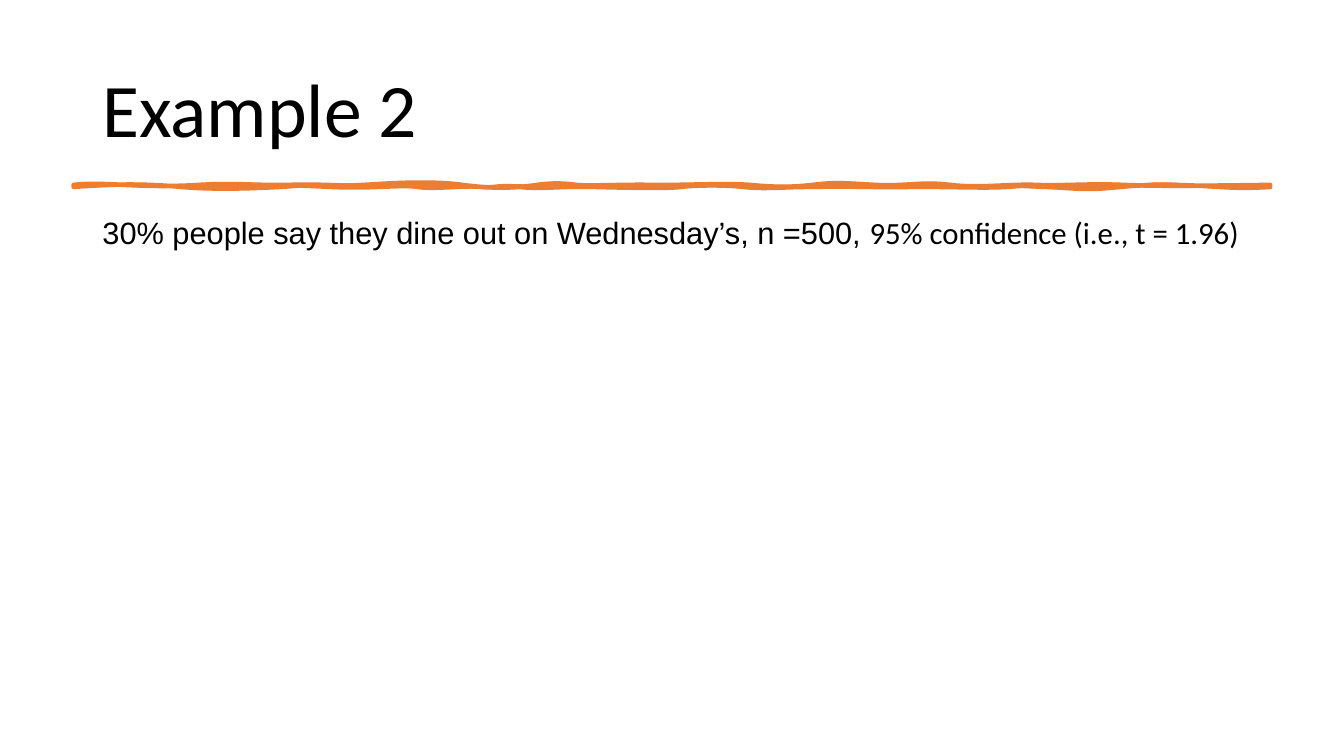
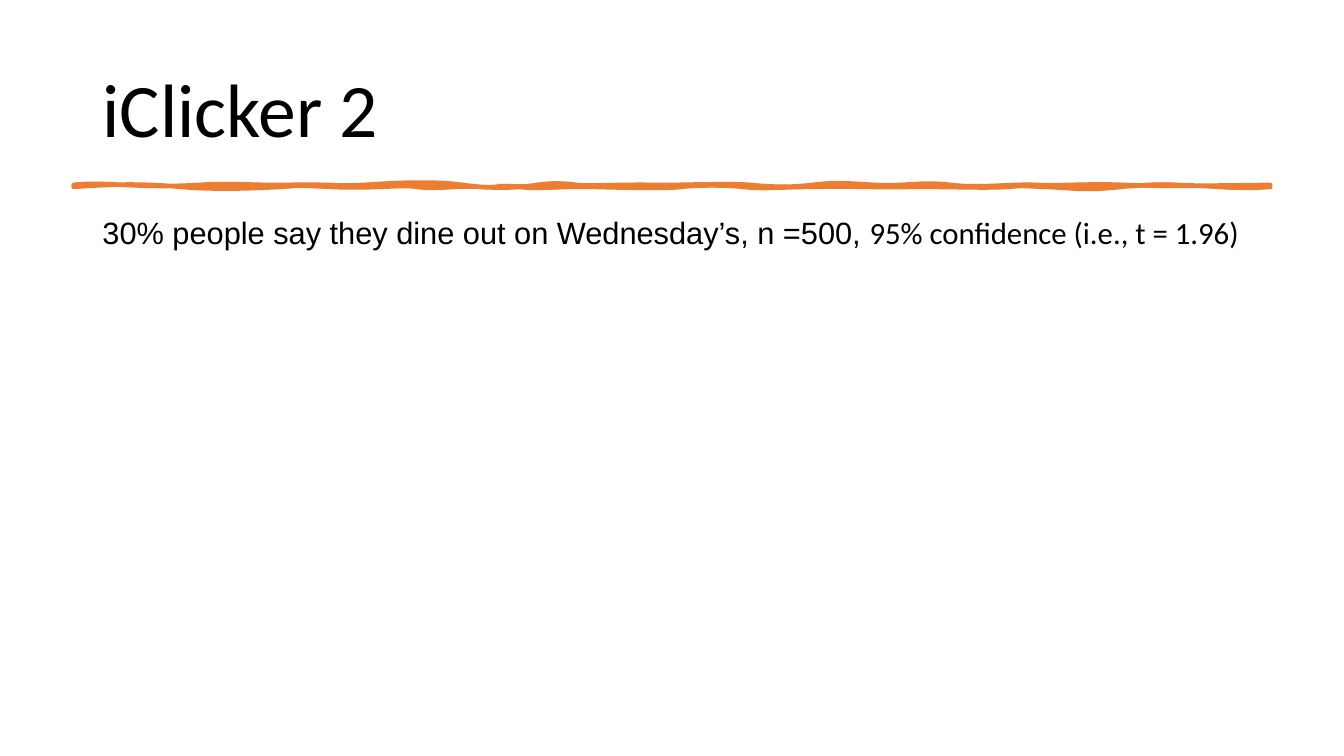
Before and after one commit to mikenguyen13/mar4050, a slide deck: slide 9 of lectures/14/2_Review.pptx. Drawn at 1344x756 pixels with LibreOffice and Linux fonts; fonts in the diff are those of the drawing. Boxes give left, top, right and bottom in pixels: in the first picture for what was removed or moved away, otherwise in the second. Text is boxed around its words. In the diff, an @@ line names an element or a change of style, - is before the commit and + after.

```diff
--- a/lectures/14/2_Review.pptx
+++ b/lectures/14/2_Review.pptx
@@ title at [102, 84, 378, 138]: text changed @@
-Example 2
+iClicker 2
```
Also in this commit, not shown: 3 other slides changed, 7 slides added, 7 other files.
